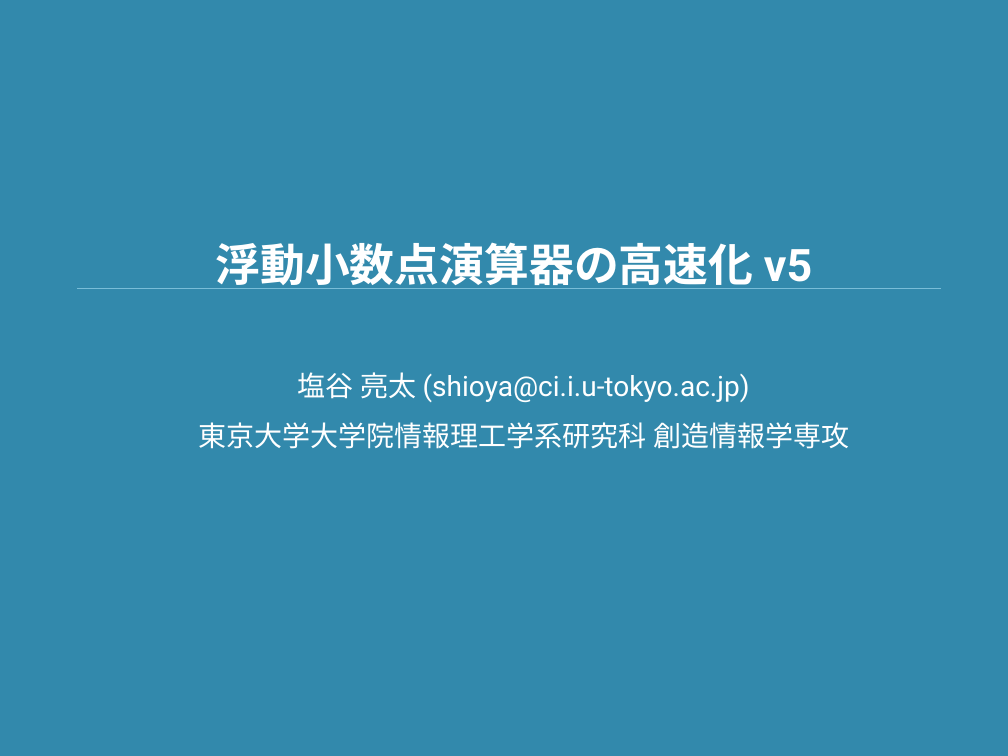
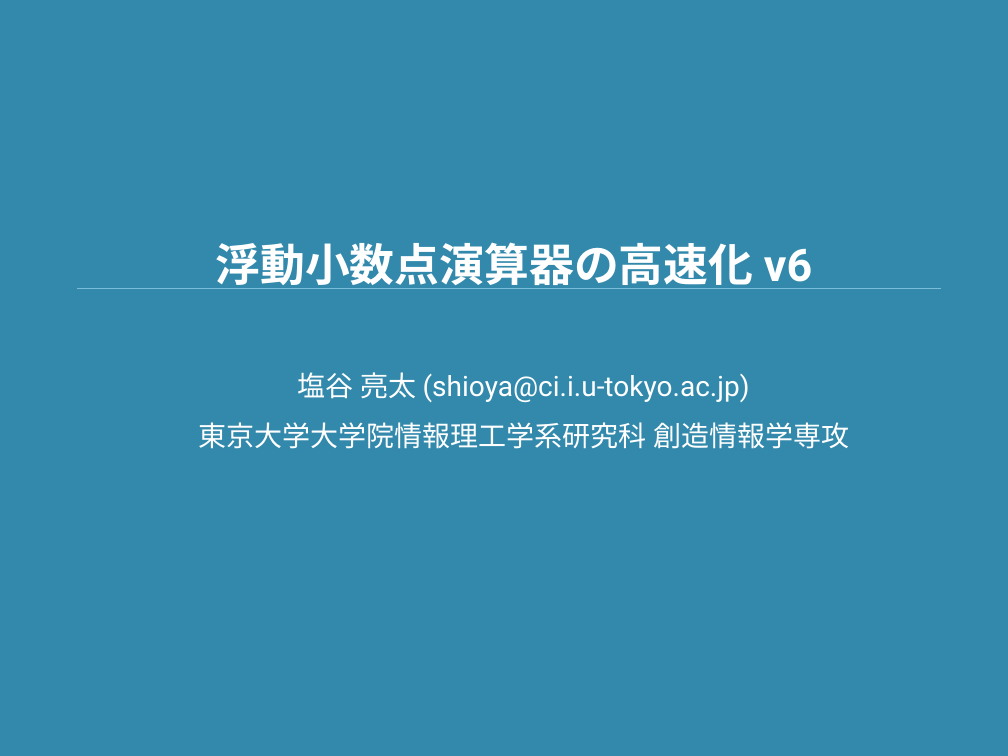
Before and after one commit to shioyadan/advanced-computer-organization, a slide deck: slide 1 of aco-shioya-appendix-fpu.pptx. Drawn at 1008x756 pixels with LibreOffice and Linux fonts; fonts in the diff are those of the drawing. Boxes give left, top, right and bottom in pixels: in the first picture for what was removed or moved away, otherwise in the second. Text is boxed around its words. In the diff, an @@ line names an element or a change of style, - is before the commit and + after.

Commit message:
浮動小数点演算器の高速化のウォレス木の部分を加筆
厚みを意識した加算の最適化の例を追加

```diff
--- a/aco-shioya-appendix-fpu.pptx
+++ b/aco-shioya-appendix-fpu.pptx
@@ title at (215,242,812,289): text changed @@
-浮動小数点演算器の高速化 v5
+浮動小数点演算器の高速化 v6
```
Also in this commit, not shown: 2 slides added.
